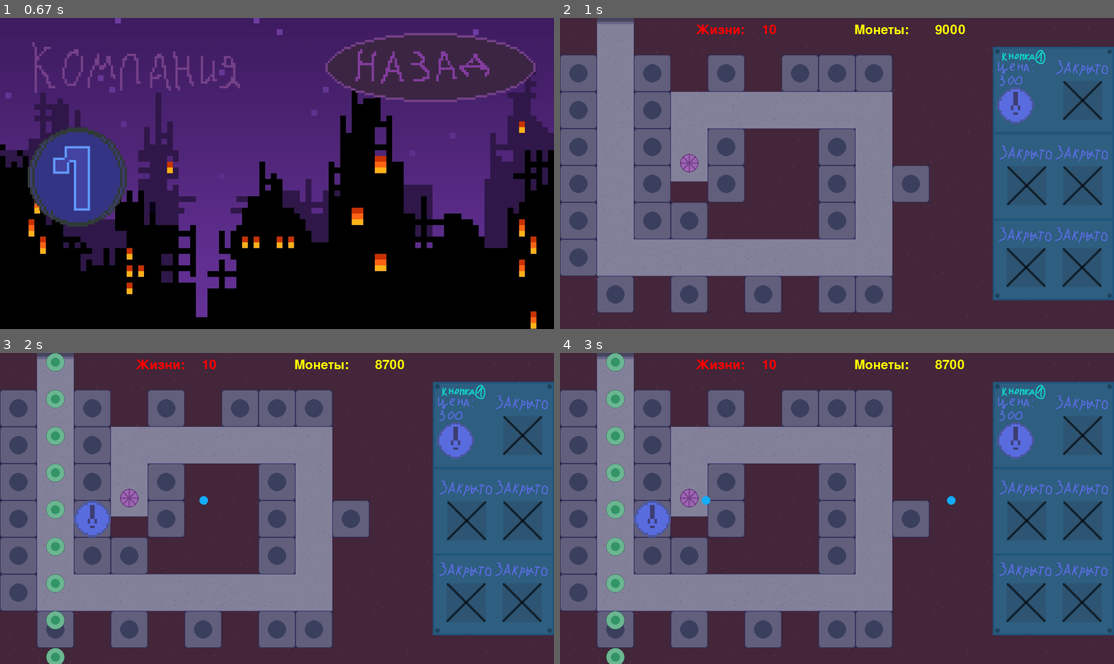
Above: before the commit, frames 1-4 (two rows, left to right).
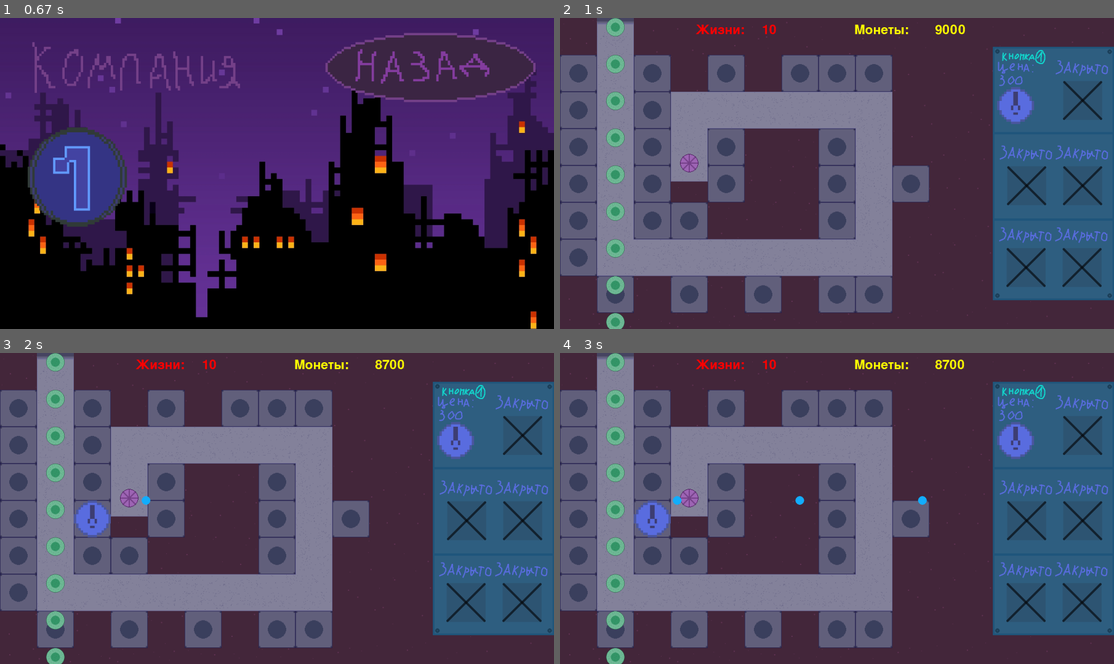
Above: after the commit, the same moments.

Repository: vea1es1337/pygame-tower-defense
Game: pygame game, started from MainMenu.py
Two runs of this game, one before a commit and one after it. Both use one fixed random seed, a clock stepped at 60 frames per second and the inputs below.
Inputs (mouse positions are in pixels of both pictures, inside the frame that each line leads up to):
- Up to frame 1 (0.67 s): click (426, 235) at 0.38 s
- Up to frame 2 (1 s): click (637, 176) at 0.88 s
- Up to frame 3 (2 s): tap 1 at 1.67 s
- Up to frame 4 (3 s): no input

Frame 1 is identical in both runs. In frame 2, 1.4% of the frame differs, in the area x 8-12%, y 0-100%; in frame 3, less than 0.1%; in frame 4, 0.2%.

Commit message:
REALLY BIG Optimization ( я лёг из за этого в 4 часа)

Diff:
--- a/MainMenu.py
+++ b/MainMenu.py
@@ -5,11 +5,14 @@
 from classes import LevelChoiseMenuButton, ShopButton, ExitButton, ButtonBackLvlChoise, ButtonFirstLvl, load_image, \
     TowerCell, Player, SelectUpgradeMenu
 
+
+
+
 clock = pygame.time.Clock()
 FPS = 30
 
 def load_main_menu():
-    background = load_image("background.png")
+    background = load_image("background.png").convert_alpha()
     background_show = pygame.transform.scale(background, (1920, 1080))
     screen_main_menu.blit(background_show, (0, 0))
     # Создание заднего фона главного меню
@@ -17,11 +20,19 @@
 
 
 def load_level_choise_menu():
-    background = load_image("level_choise.png")
+    background = load_image("level_choise.png").convert_alpha()
     background_show = pygame.transform.scale(background, (1920, 1080))
     screen_level_choise.blit(background_show, (0, 0))
     # Создание заднего фона меню выбора уровня
     buttons_level_choise.draw(buttons_screen_level_choise)  # Отрисовка кнопок меню выбора уровня
+
+def load_first_level():
+    background = load_image("first_map.png").convert_alpha()
+    background_show = pygame.transform.scale(background, (1920, 1080))
+    first_level_screen.blit(background_show, (0, 0))
+    towers_group.draw(first_level_screen)  # Отрисовка карты первого уровня
+
+    buttons_level1.draw(buttons_screen_level)
 
 
 def load_level(filename):  # Функция возвращает текстовый файл клеток уровня 1
@@ -53,6 +64,8 @@
     buttons_screen_main_menu = pygame.display.set_mode(size)  # Экран на который накладываются кнопки главного меню
     buttons_screen_level_choise = pygame.display.set_mode(
 size)  # Экран на который накладываются кнопки меню выбора уровня
+    buttons_screen_level = pygame.display.set_mode(  # Экран на который накладываются кнопки из уровня
+size)
 
     buttons_main_menu = pygame.sprite.Group()  # Создание группы со спрайтами кнопок в главном меню
 
@@ -66,12 +79,12 @@
     first_enemy_group = pygame.sprite.Group() # группа спрата первого врага
 
     tower1 = pygame.sprite.Sprite()
-    tower1.image = load_image("common_lvl1.png")
+    tower1.image = load_image("common_lvl1.png").convert_alpha()
     tower1.rect = tower1.image.get_rect()
     really_tower_group.add(tower1)
 
     enemy1 = pygame.sprite.Sprite()
-    enemy1.image = load_image("enemy1.png")
+    enemy1.image = load_image("enemy1.png").convert_alpha()
     enemy1.rect = tower1.image.get_rect()
     first_enemy_group.add(enemy1)
 
@@ -94,6 +107,7 @@
     back_button_level_choise = ButtonBackLvlChoise(buttons_level_choise)  # Кнопка "назад"
     first_lvl_button = ButtonFirstLvl(buttons_level_choise)  # Кнопка первого уровня
     # Создание кнопок в меню выбора уровня
+    tower_select_menu = SelectUpgradeMenu(buttons_level1)
 
     level_choise_flag = False  # Если этот флаг активен, будет загружаться меню выбора уровня
     main_menu_flag = True  # Если этот флаг активен, будет загружаться главное меню
@@ -127,15 +141,15 @@
             tower1.rect.x = self.x
             tower1.rect.y = self.y
             really_tower_group.draw(first_level_screen)
+
         def shooting(self):
             if self.firerate_tick <= 0:
-                creating_bullets(self.x, self.y, cyan, 15, 5, 50)
+                creating_bullets(self.x, self.y, cyan, 15, 5, 25)
                 self.firerate_tick = self.firerate
             else:
                 self.firerate_tick -= 1 / FPS
 
-
-    class Bullet: #создание класса пули
+    class Bullet: # создание класса пули
         def __init__(self, x, y, color, size, dmg, speed):
             self.x = x
             self.y = y
@@ -173,7 +187,6 @@
 
 
     def creating_tower():
-        print(cells_flag[25])
         keys = pygame.key.get_pressed()
         x, y = pygame.mouse.get_pos()
         if towers_group.sprites()[26].rect.collidepoint(x, y):
@@ -347,13 +360,14 @@
         if towers_group.sprites()[0].rect.collidepoint(x, y):
             if cells_flag[0] != 1 and keys[pygame.K_1] and player.money - 300 >= 0:
                 cells_flag[0] = 1
-                print(0)
                 player.money -= 300
                 towers.append(Tower1(0, 128, 10, 0.5, 300, 150))
 
 
 # ---------------------------------------------------------------------
     # функция создания врагов
+
+
     def creating_enemys():
         for i in range(10):
             shapes.append(Shape1(160, (2 * i) * 64, 5, 10, 40))
@@ -366,17 +380,16 @@
 
 
     def gameplay():
-        print(towers)
-        if first_level_screen:
-            creating_tower()
-            for tower in towers:
-                tower.Draw()
-                tower.shooting()
-            for shape in shapes:
-                shape.Draw()
-            for bullet in bullets:
-                bullet.move(1, 0)
-                bullet.Draw()
+        creating_tower()
+        for tower in towers:
+            tower.Draw()
+            tower.shooting()
+        for shape in shapes:
+            shape.Draw()
+        for bullet in bullets:
+            bullet.move(1, 0)
+            bullet.Draw()
+
     generate_level(load_level("1map.txt"))
     f2 = pygame.font.SysFont('comic sans', 66)
 
@@ -386,12 +399,7 @@
         if level_choise_flag:
             load_level_choise_menu()  # Функция загрузки меню выбора уровней
         if first_lvl_start:
-            background = load_image("first_map.png")
-            background_show = pygame.transform.scale(background, (1920, 1080))
-            first_level_screen.blit(background_show, (0, 0))
-            towers_group.draw(first_level_screen)  # Отрисовка карты первого уровня
-            tower_select_menu = SelectUpgradeMenu(buttons_level1)
-            buttons_level1.draw(first_level_screen)
+            load_first_level()
 
             money = f2.render(str(player.money), False, yellow)
             health = f2.render(str(player.health), False, red)
@@ -404,7 +412,7 @@
             first_level_screen.blit(health_text, (470, 20))
             gameplay()
             creating_enemys()
-
+        print(clock.get_fps())
 
         for event in pygame.event.get():
             if event.type == pygame.QUIT:
@@ -435,5 +443,7 @@
                         if towers_group.sprites()[i].rect.collidepoint(x, y):
                             print(i)  # печатает номер выбранной клеточки
                             secret_important_number = i  # запоминает выбранную клеточку
+        pygame.display.update()
         clock.tick(FPS)
-        pygame.display.flip()
+
+pygame.quit()
--- a/classes.py
+++ b/classes.py
@@ -1,4 +1,4 @@
-# В этом файле хранятся все классы, использующиеся в программе
+# В этом файле хранятся  почти все классы  спрайтов, использующиеся в программе
 
 
 import pygame
@@ -98,6 +98,7 @@
         self.rect.x = x
         self.rect.y = y
 
+
 class SelectUpgradeMenu(pygame.sprite.Sprite):  # класс спрайта менюшки выбора башни
     image = load_image("tower_select.png")
 
